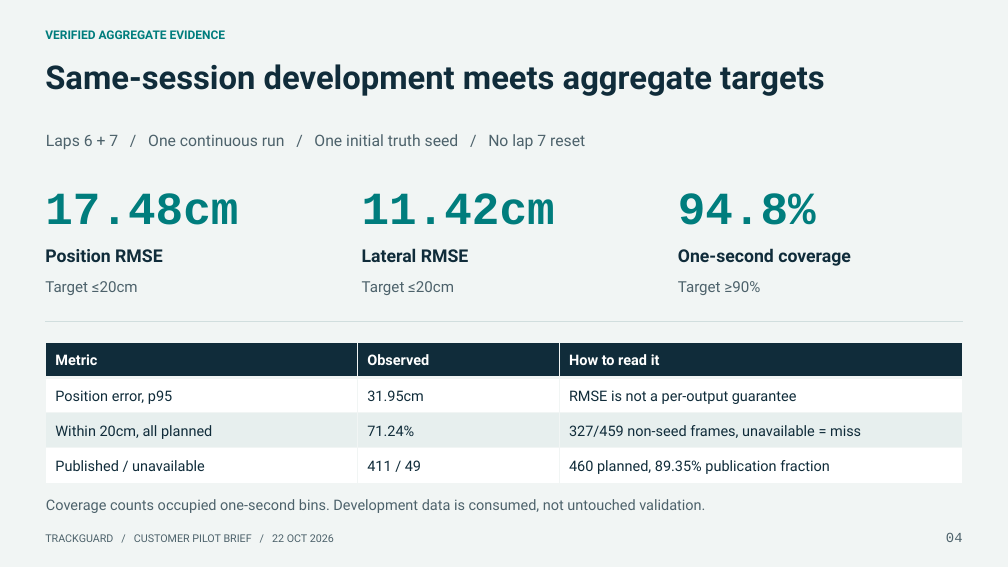
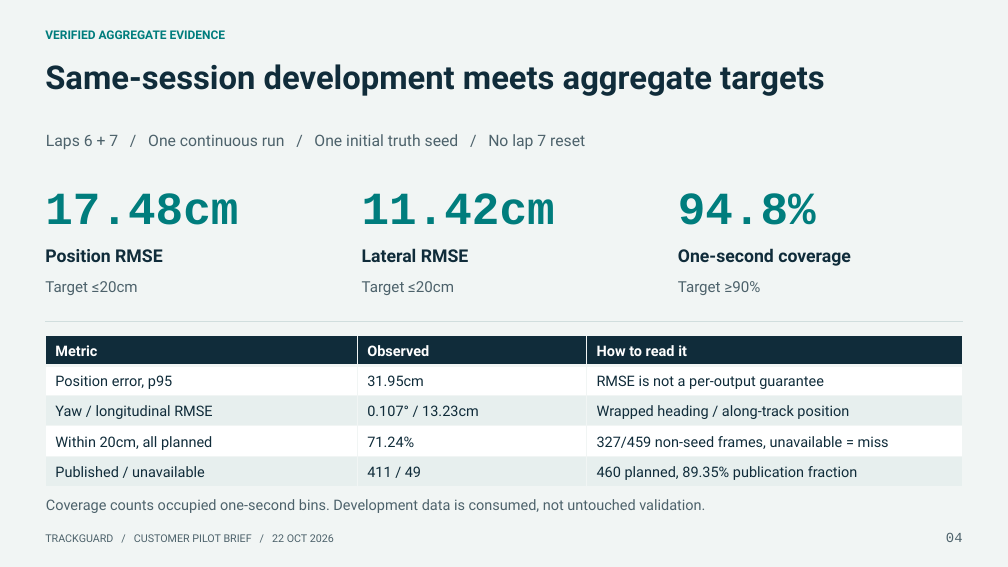
Before and after one commit to LivingPixel-pixel/trackguard-localization, a slide deck: slide 4 of slides/trackguard-pitch.pptx. Drawn at 1008x567 pixels with LibreOffice and Linux fonts; fonts in the diff are those of the drawing. Boxes give left, top, right and bottom in pixels: in the first picture for what was removed or moved away, otherwise in the second. Text is boxed around its words. In the diff, an @@ line names an element or a change of style, - is before the commit and + after.

Commit message:
Show real track replay with synchronized position and yaw errors

```diff
--- a/slides/trackguard-pitch.pptx
+++ b/slides/trackguard-pitch.pptx
@@ table at (x1=45, y1=335, x2=963, y2=486) @@
+row 3: Yaw / longitudinal RMSE | 0.107° / 13.23cm | Wrapped heading / along-track position
@@ table resized from (x1=45, y1=343, x2=963, y2=484) to (x1=45, y1=335, x2=963, y2=486) @@
```
Also in this commit, not shown: 1 other slide changed, 30 other files.
